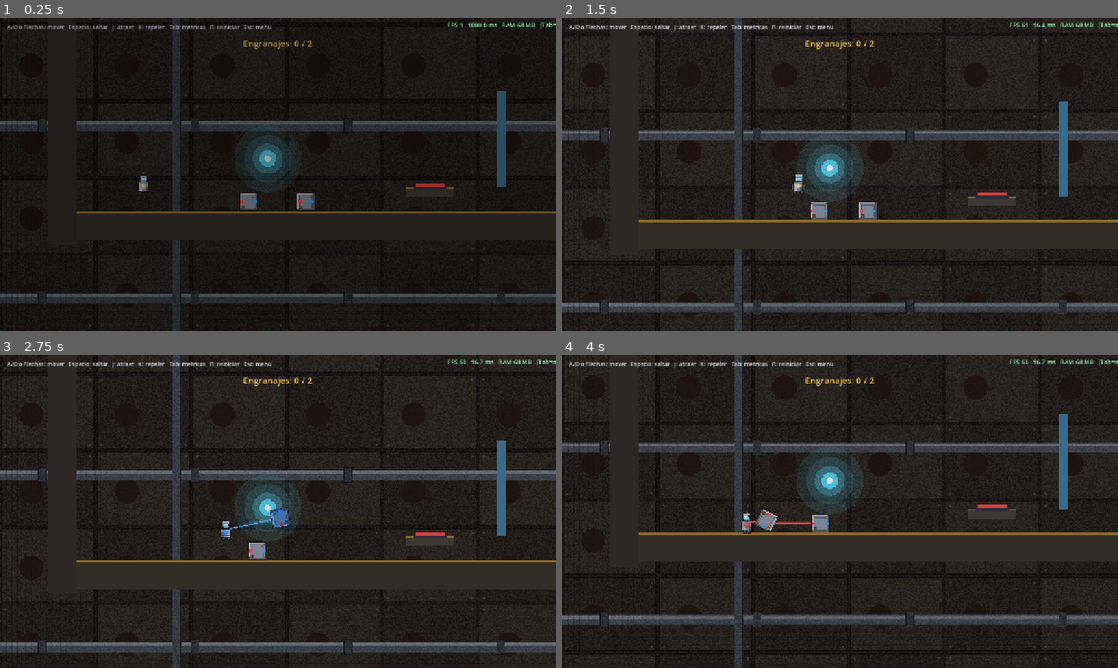
Above: before the commit, frames 1-4 (two rows, left to right).
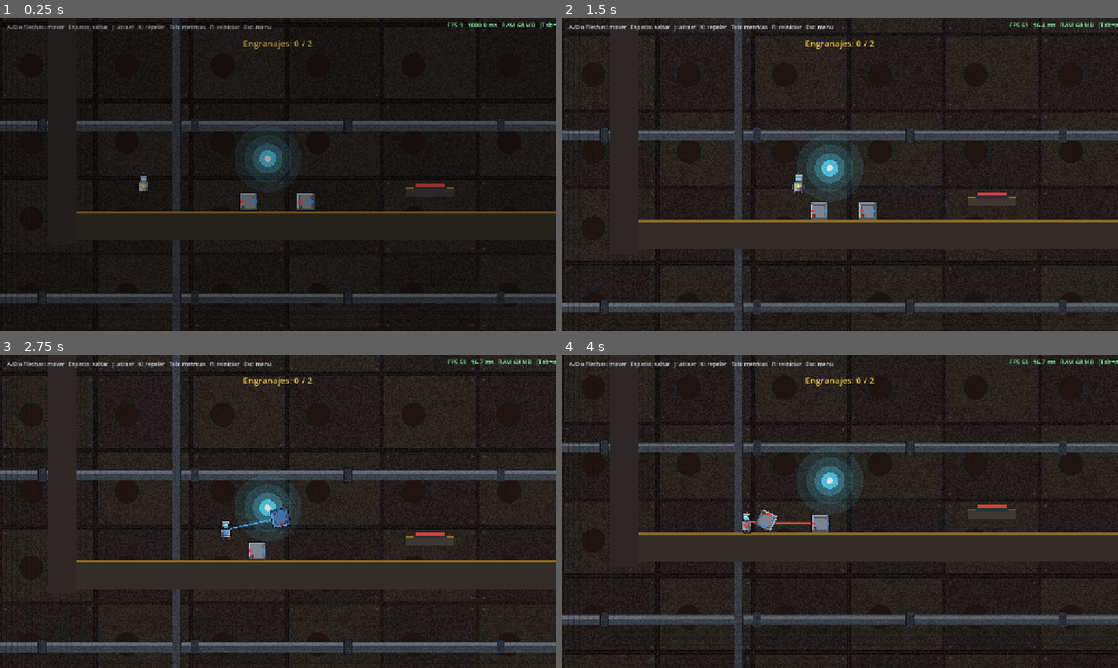
Above: after the commit, the same moments.

Repository: manueleaf/Proyecto_videojuegos_2026_individual
Game: Godot game, scene res://scenes/Level3.tscn
The game is run twice, just before and just after one commit, with the same random seed, the same clock (stepped at 60 frames per second) and the same inputs. This scene is started directly instead of the project's main scene.
Inputs:
- Up to frame 1 (0.25 s): no input
- Up to frame 2 (1.5 s): tap Enter at 0.5 s; hold K (repel) 0.53-1.28 s; hold D (move_right) from 0.53 s (still down); tap Space (jump) at 0.77, 0.8, 1.07, 1.35 s
- Up to frame 3 (2.75 s): tap Space (jump) at 1.52, 1.82, 2.3 s; tap K (repel) at 1.55 s; release D (move_right) at 2.03 s; hold A (move_left) from 2.03 s (still down); hold J (attract) from 2.03 s (still down)
- Up to frame 4 (4 s): release A (move_left) at 2.78 s; release J (attract) at 2.78 s; hold D (move_right) from 2.78 s (still down); tap Shift (cycle_target) at 2.85 s; tap Space (jump) at 3.02, 3.32, 3.77, 3.8 s; tap K (repel) at 3.05 s; hold K (repel) from 3.53 s (still down)

The runs differ from the first frame. In frame 1, 0.5% of the frame differs, in the area x 89-91%, y 23-54%; in frame 2, 0.5%; in frame 3, 0.5%; in frame 4, 0.5%.

Commit message:
nivel4
agregar un nivel trihard dificil de pasar

Diff:
--- a/assets/sprites/player_frames.tres
+++ b/assets/sprites/player_frames.tres
@@ -1,6 +1,10 @@
-[gd_resource type="SpriteFrames" load_steps=12 format=3 uid="uid://magnetoplayerframes"]
+[gd_resource type="SpriteFrames" format=3 uid="uid://bot0sggfur28e"]
 
-[ext_resource type="Texture2D" path="res://assets/sprites/player_sheet.png" id="1_sheet"]
+[ext_resource type="Texture2D" uid="uid://basbdpoa7q8n" path="res://assets/sprites/player_sheet.png" id="1_sheet"]
+
+[sub_resource type="AtlasTexture" id="f9"]
+atlas = ExtResource("1_sheet")
+region = Rect2(288, 0, 32, 48)
 
 [sub_resource type="AtlasTexture" id="f0"]
 atlas = ExtResource("1_sheet")
@@ -9,6 +13,10 @@
 [sub_resource type="AtlasTexture" id="f1"]
 atlas = ExtResource("1_sheet")
 region = Rect2(32, 0, 32, 48)
+
+[sub_resource type="AtlasTexture" id="f8"]
+atlas = ExtResource("1_sheet")
+region = Rect2(256, 0, 32, 48)
 
 [sub_resource type="AtlasTexture" id="f2"]
 atlas = ExtResource("1_sheet")
@@ -34,16 +42,16 @@
 atlas = ExtResource("1_sheet")
 region = Rect2(224, 0, 32, 48)
 
-[sub_resource type="AtlasTexture" id="f8"]
-atlas = ExtResource("1_sheet")
-region = Rect2(256, 0, 32, 48)
-
-[sub_resource type="AtlasTexture" id="f9"]
-atlas = ExtResource("1_sheet")
-region = Rect2(288, 0, 32, 48)
-
 [resource]
 animations = [{
+"frames": [{
+"duration": 1.0,
+"texture": SubResource("f9")
+}],
+"loop": 0,
+"name": &"fall",
+"speed": 5.0
+}, {
 "frames": [{
 "duration": 1.0,
 "texture": SubResource("f0")
@@ -51,9 +59,17 @@
 "duration": 1.0,
 "texture": SubResource("f1")
 }],
-"loop": true,
+"loop": 1,
 "name": &"idle",
 "speed": 3.0
+}, {
+"frames": [{
+"duration": 1.0,
+"texture": SubResource("f8")
+}],
+"loop": 0,
+"name": &"jump",
+"speed": 5.0
 }, {
 "frames": [{
 "duration": 1.0,
@@ -74,23 +90,7 @@
 "duration": 1.0,
 "texture": SubResource("f7")
 }],
-"loop": true,
+"loop": 1,
 "name": &"walk",
 "speed": 12.0
-}, {
-"frames": [{
-"duration": 1.0,
-"texture": SubResource("f8")
-}],
-"loop": false,
-"name": &"jump",
-"speed": 5.0
-}, {
-"frames": [{
-"duration": 1.0,
-"texture": SubResource("f9")
-}],
-"loop": false,
-"name": &"fall",
-"speed": 5.0
 }]
--- a/assets/ui/theme.tres
+++ b/assets/ui/theme.tres
@@ -1,57 +1,4 @@
-[gd_resource type="Theme" load_steps=6 format=3 uid="uid://magnetoui0theme"]
-
-; Theme compartido de Magnet-o (Rol C - UI/UX).
-; Estetica industrial: fondo metal oscuro, borde ambar de advertencia,
-; hover cian (color del visor). Aplicalo poniendo `theme = <este .tres>`
-; en el nodo raiz Control de cualquier menu/HUD.
-
-[sub_resource type="StyleBoxFlat" id="btn_normal"]
-content_margin_left = 16.0
-content_margin_top = 8.0
-content_margin_right = 16.0
-content_margin_bottom = 8.0
-bg_color = Color(0.12, 0.14, 0.19, 0.95)
-border_width_left = 2
-border_width_top = 2
-border_width_right = 2
-border_width_bottom = 2
-border_color = Color(0.5, 0.36, 0.14, 1)
-corner_radius_top_left = 4
-corner_radius_top_right = 4
-corner_radius_bottom_right = 4
-corner_radius_bottom_left = 4
-
-[sub_resource type="StyleBoxFlat" id="btn_hover"]
-content_margin_left = 16.0
-content_margin_top = 8.0
-content_margin_right = 16.0
-content_margin_bottom = 8.0
-bg_color = Color(0.17, 0.21, 0.29, 1)
-border_width_left = 2
-border_width_top = 2
-border_width_right = 2
-border_width_bottom = 2
-border_color = Color(0.38, 0.87, 1, 1)
-corner_radius_top_left = 4
-corner_radius_top_right = 4
-corner_radius_bottom_right = 4
-corner_radius_bottom_left = 4
-
-[sub_resource type="StyleBoxFlat" id="btn_pressed"]
-content_margin_left = 16.0
-content_margin_top = 8.0
-content_margin_right = 16.0
-content_margin_bottom = 8.0
-bg_color = Color(0.08, 0.1, 0.14, 1)
-border_width_left = 2
-border_width_top = 2
-border_width_right = 2
-border_width_bottom = 2
-border_color = Color(1, 0.706, 0.251, 1)
-corner_radius_top_left = 4
-corner_radius_top_right = 4
-corner_radius_bottom_right = 4
-corner_radius_bottom_left = 4
+[gd_resource type="Theme" format=3 uid="uid://diuhx7oobjb53"]
 
 [sub_resource type="StyleBoxFlat" id="btn_disabled"]
 content_margin_left = 16.0
@@ -81,13 +28,61 @@
 corner_radius_bottom_right = 4
 corner_radius_bottom_left = 4
 
+[sub_resource type="StyleBoxFlat" id="btn_hover"]
+content_margin_left = 16.0
+content_margin_top = 8.0
+content_margin_right = 16.0
+content_margin_bottom = 8.0
+bg_color = Color(0.17, 0.21, 0.29, 1)
+border_width_left = 2
+border_width_top = 2
+border_width_right = 2
+border_width_bottom = 2
+border_color = Color(0.38, 0.87, 1, 1)
+corner_radius_top_left = 4
+corner_radius_top_right = 4
+corner_radius_bottom_right = 4
+corner_radius_bottom_left = 4
+
+[sub_resource type="StyleBoxFlat" id="btn_normal"]
+content_margin_left = 16.0
+content_margin_top = 8.0
+content_margin_right = 16.0
+content_margin_bottom = 8.0
+bg_color = Color(0.12, 0.14, 0.19, 0.95)
+border_width_left = 2
+border_width_top = 2
+border_width_right = 2
+border_width_bottom = 2
+border_color = Color(0.5, 0.36, 0.14, 1)
+corner_radius_top_left = 4
+corner_radius_top_right = 4
+corner_radius_bottom_right = 4
+corner_radius_bottom_left = 4
+
+[sub_resource type="StyleBoxFlat" id="btn_pressed"]
+content_margin_left = 16.0
+content_margin_top = 8.0
+content_margin_right = 16.0
+content_margin_bottom = 8.0
+bg_color = Color(0.08, 0.1, 0.14, 1)
+border_width_left = 2
+border_width_top = 2
+border_width_right = 2
+border_width_bottom = 2
+border_color = Color(1, 0.706, 0.251, 1)
+corner_radius_top_left = 4
+corner_radius_top_right = 4
+corner_radius_bottom_right = 4
+corner_radius_bottom_left = 4
+
 [resource]
 default_font_size = 16
 Button/colors/font_color = Color(0.85, 0.87, 0.92, 1)
+Button/colors/font_disabled_color = Color(0.5, 0.52, 0.56, 1)
+Button/colors/font_focus_color = Color(0.96, 0.98, 1, 1)
 Button/colors/font_hover_color = Color(0.96, 0.98, 1, 1)
 Button/colors/font_pressed_color = Color(1, 0.82, 0.4, 1)
-Button/colors/font_disabled_color = Color(0.5, 0.52, 0.56, 1)
-Button/colors/font_focus_color = Color(0.96, 0.98, 1, 1)
 Button/font_sizes/font_size = 22
 Button/styles/disabled = SubResource("btn_disabled")
 Button/styles/focus = SubResource("btn_focus")
--- a/scenes/Level1.tscn
+++ b/scenes/Level1.tscn
@@ -11,7 +11,6 @@
 [ext_resource type="PackedScene" uid="uid://df5h0gw1vymvf" path="res://scenes/Collectible.tscn" id="8_gear"]
 [ext_resource type="PackedScene" uid="uid://cidmagneto01x" path="res://scenes/AcidPool.tscn" id="9_acid"]
 [ext_resource type="PackedScene" uid="uid://drl2m1e7ma0bj" path="res://scenes/Laser.tscn" id="10_laser"]
-[ext_resource type="PackedScene" uid="uid://cwssr66c0codc" path="res://scenes/MagneticWall.tscn" id="12_jxjwb"]
 
 [sub_resource type="RectangleShape2D" id="GroundShape"]
 size = Vector2(2400, 60)
@@ -281,6 +280,3 @@
 theme_override_colors/font_color = Color(1, 0.5, 0.4, 1)
 theme_override_font_sizes/font_size = 16
 text = "AVISO: DRON"
-
-[node name="MagneticWall" parent="." unique_id=702983495 instance=ExtResource("12_jxjwb")]
-position = Vector2(950, 180)
--- a/scenes/Level3.tscn
+++ b/scenes/Level3.tscn
@@ -10,8 +10,7 @@
 [ext_resource type="PackedScene" uid="uid://drl2m1e7ma0bj" path="res://scenes/Laser.tscn" id="7_laser"]
 [ext_resource type="PackedScene" uid="uid://df5h0gw1vymvf" path="res://scenes/Collectible.tscn" id="8_gear"]
 [ext_resource type="PackedScene" uid="uid://cp7eulhk4s5a6" path="res://scenes/Goal.tscn" id="9_goal"]
-[ext_resource type="PackedScene" uid="uid://cwssr66c0codc" path="res://scenes/MagneticWall.tscn" id="11_opw0y"]
-[ext_resource type="PackedScene" path="res://scenes/Turret.tscn" id="12_turret"]
+[ext_resource type="PackedScene" uid="uid://bmlb2ccp4875h" path="res://scenes/Turret.tscn" id="12_turret"]
 
 [sub_resource type="RectangleShape2D" id="GroundShape"]
 size = Vector2(2400, 60)
@@ -120,14 +119,5 @@
 [node name="Goal" parent="." unique_id=1851984108 instance=ExtResource("9_goal")]
 position = Vector2(1000, 280)
 
-[node name="MagneticWall" parent="." unique_id=702983495 instance=ExtResource("11_opw0y")]
-position = Vector2(750, 180)
-
-[node name="MagneticWall2" parent="." unique_id=571784687 instance=ExtResource("11_opw0y")]
-position = Vector2(-250, 180)
-
-[node name="MagneticWall3" parent="." unique_id=467297146 instance=ExtResource("11_opw0y")]
-position = Vector2(330, 250)
-
-[node name="Turret" parent="." instance=ExtResource("12_turret")]
+[node name="Turret" parent="." unique_id=300714900 instance=ExtResource("12_turret")]
 position = Vector2(650, 308)
--- /dev/null
+++ b/scenes/Level4.tscn
@@ -0,0 +1,93 @@
+[gd_scene format=3 uid="uid://oilrjowy8c1p"]
+
+[ext_resource type="Script" uid="uid://dntekasjsd5he" path="res://scripts/Level.gd" id="1_2xrsv"]
+[ext_resource type="Texture2D" uid="uid://bcg1otsmrxmb4" path="res://assets/sprites/bg_factory.png" id="2_ylbeq"]
+[ext_resource type="PackedScene" uid="uid://daotiwp7fn81h" path="res://scenes/HUD.tscn" id="3_gduov"]
+[ext_resource type="PackedScene" uid="uid://bwcnaqdf0jv41" path="res://scenes/Player.tscn" id="4_h0lsg"]
+[ext_resource type="PackedScene" uid="uid://r7307jetm5aa" path="res://scenes/Enemy.tscn" id="8_eoiwq"]
+[ext_resource type="PackedScene" uid="uid://cp7eulhk4s5a6" path="res://scenes/Goal.tscn" id="10_mi1i5"]
+[ext_resource type="PackedScene" uid="uid://cwssr66c0codc" path="res://scenes/MagneticWall.tscn" id="11_02xm5"]
+[ext_resource type="PackedScene" uid="uid://bmlb2ccp4875h" path="res://scenes/Turret.tscn" id="12_xpb2a"]
+
+[sub_resource type="RectangleShape2D" id="GroundShape"]
+size = Vector2(2400, 60)
+
+[sub_resource type="RectangleShape2D" id="WallShape"]
+size = Vector2(60, 800)
+
+[node name="Level3" type="Node2D" unique_id=2141125625]
+script = ExtResource("1_2xrsv")
+level_index = 2
+
+[node name="Background" type="Polygon2D" parent="." unique_id=2024375292]
+color = Color(0.04, 0.04, 0.06, 1)
+polygon = PackedVector2Array(-1400, -600, 1400, -600, 1400, 600, -1400, 600)
+
+[node name="BgImage" type="Sprite2D" parent="." unique_id=572355030]
+texture_filter = 1
+position = Vector2(0, 120)
+texture = ExtResource("2_ylbeq")
+
+[node name="Ground" type="StaticBody2D" parent="." unique_id=1573436995]
+position = Vector2(0, 360)
+
+[node name="CollisionShape2D" type="CollisionShape2D" parent="Ground" unique_id=480603919]
+shape = SubResource("GroundShape")
+
+[node name="Visual" type="Polygon2D" parent="Ground" unique_id=1567925161]
+color = Color(0.2, 0.18, 0.16, 1)
+polygon = PackedVector2Array(-1200, -30, 1200, -30, 1200, 30, -1200, 30)
+
+[node name="Edge" type="Polygon2D" parent="Ground" unique_id=1816410212]
+color = Color(0.55, 0.42, 0.16, 1)
+polygon = PackedVector2Array(-1200, -30, 1200, -30, 1200, -26, -1200, -26)
+
+[node name="LeftWall" type="StaticBody2D" parent="." unique_id=1853678075]
+position = Vector2(-1170, 0)
+
+[node name="CollisionShape2D" type="CollisionShape2D" parent="LeftWall" unique_id=1688179954]
+shape = SubResource("WallShape")
+
+[node name="Visual" type="Polygon2D" parent="LeftWall" unique_id=202098761]
+color = Color(0.18, 0.16, 0.15, 1)
+polygon = PackedVector2Array(-30, -400, 30, -400, 30, 400, -30, 400)
+
+[node name="RightWall" type="StaticBody2D" parent="." unique_id=1766527868]
+position = Vector2(1170, 0)
+
+[node name="CollisionShape2D" type="CollisionShape2D" parent="RightWall" unique_id=1479616070]
+shape = SubResource("WallShape")
+
+[node name="Visual" type="Polygon2D" parent="RightWall" unique_id=1103443300]
+color = Color(0.18, 0.16, 0.15, 1)
+polygon = PackedVector2Array(-30, -400, 30, -400, 30, 400, -30, 400)
+
+[node name="HUD" parent="." unique_id=84143620 instance=ExtResource("3_gduov")]
+
+[node name="Player" parent="." unique_id=1161703587 instance=ExtResource("4_h0lsg")]
+position = Vector2(-1000, 240)
+wall_repel_impulse = 500.0
+wall_repel_boost_y = -200.0
+
+[node name="Goal" parent="." unique_id=1851984108 instance=ExtResource("10_mi1i5")]
+position = Vector2(1000, 280)
+
+[node name="MagneticWall" parent="." unique_id=702983495 instance=ExtResource("11_02xm5")]
+position = Vector2(-562, 321)
+
+[node name="MagneticWall2" parent="." unique_id=571784687 instance=ExtResource("11_02xm5")]
+position = Vector2(-194, 241)
+
+[node name="MagneticWall3" parent="." unique_id=467297146 instance=ExtResource("11_02xm5")]
+position = Vector2(301, 240)
+
+[node name="Turret" parent="." unique_id=1965671882 instance=ExtResource("12_xpb2a")]
+position = Vector2(16, 315)
+
+[node name="Enemy" parent="." unique_id=1078528207 instance=ExtResource("8_eoiwq")]
+position = Vector2(576, 280)
+patrol_distance = 90.0
+
+[node name="Enemy2" parent="." unique_id=1230767868 instance=ExtResource("8_eoiwq")]
+position = Vector2(-379, 280)
+patrol_distance = 90.0
--- a/scenes/MagneticWall.tscn
+++ b/scenes/MagneticWall.tscn
@@ -3,10 +3,10 @@
 [ext_resource type="Script" uid="uid://bybdjm086p3bt" path="res://scripts/MagneticWall.gd" id="1_5s650"]
 
 [sub_resource type="RectangleShape2D" id="RectangleShape2D_lw72v"]
-size = Vector2(20, 200)
+size = Vector2(200, 20)
 
 [sub_resource type="RectangleShape2D" id="RectangleShape2D_5y8v4"]
-size = Vector2(120, 180)
+size = Vector2(120, 100)
 
 [node name="MagneticWall" type="StaticBody2D" unique_id=702983495 groups=["magnetic_wall_root"]]
 collision_layer = 17
@@ -24,8 +24,8 @@
 shape = SubResource("RectangleShape2D_5y8v4")
 
 [node name="ColorRect" type="ColorRect" parent="." unique_id=729615149]
-offset_left = -10.0
-offset_top = -100.0
-offset_right = 10.0
-offset_bottom = 100.0
-color = Color(0.22745098, 0.41568628, 0.5411765, 1)
+offset_left = -101.0
+offset_top = -10.0
+offset_right = 100.0
+offset_bottom = 11.0
+color = Color(0.24987599, 0.20235714, 1, 1)
